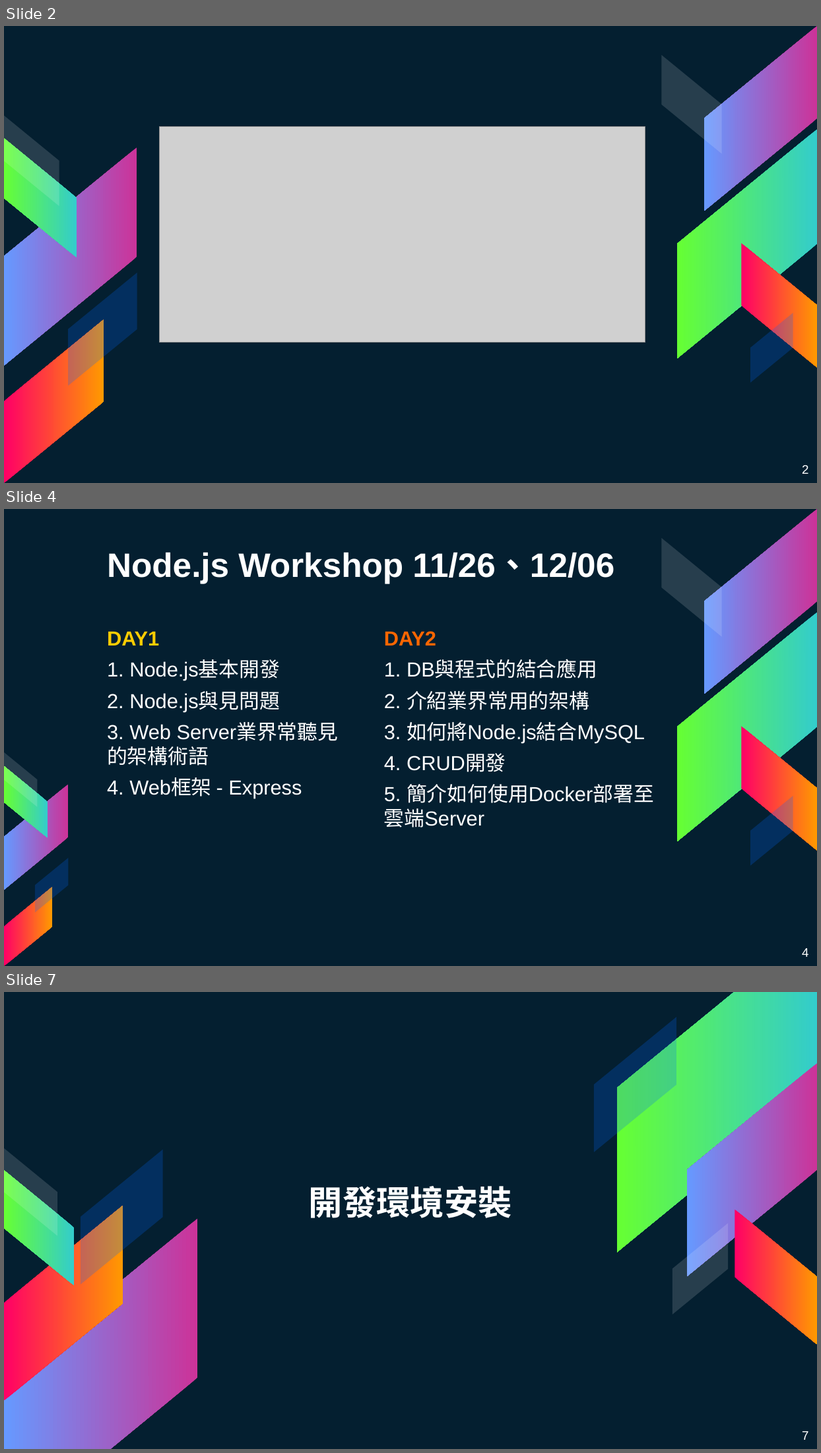
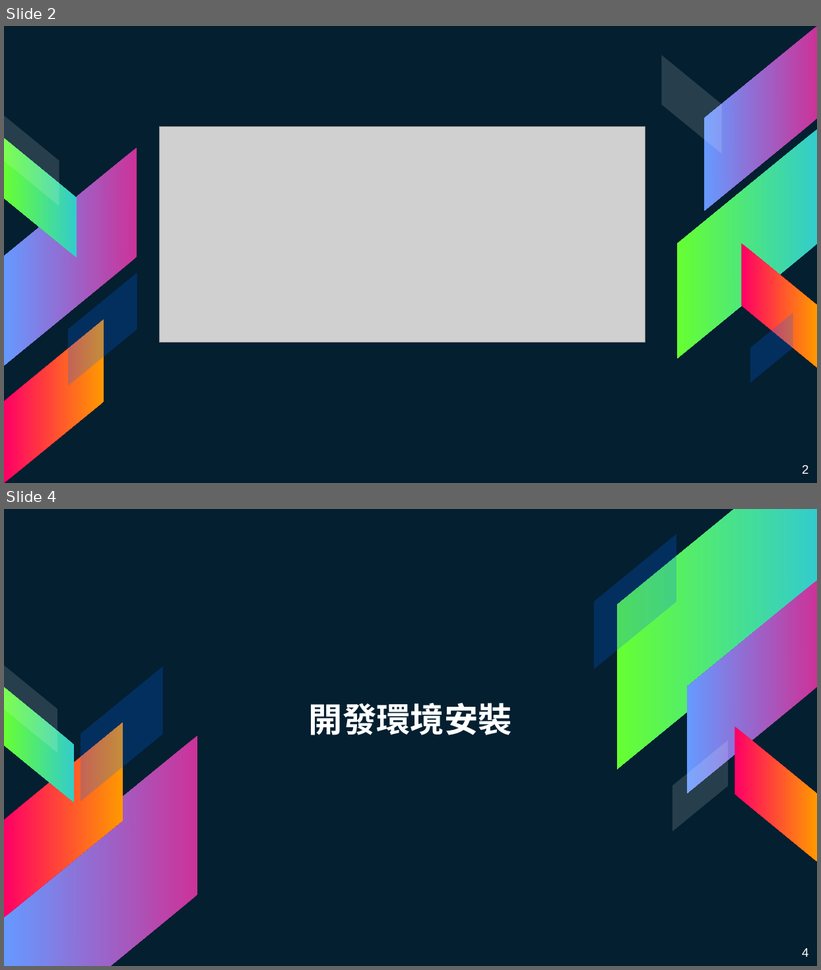
Before and after one commit to mmmaaaxxx77/NodeJS_YuanZe_Workshop, a slide deck: Documents/day2.pptx. Shown one above the other, each under a label of ours: slides 2, 4 and 7 before the commit, slides 2 and 4 after it; the slides between them are not shown. The pictures are 821x1453 and 821x970 pixels, drawn with LibreOffice and Linux fonts; fonts in the diff are those of the drawing; grey boxes stand for pictures. Boxes give left, top, right and bottom in pixels: in the first picture for what was removed or moved away, otherwise in the second. Text is boxed around its words. In the diff, an @@ line names an element or a change of style, - is before the commit and + after.

```diff
--- a/Documents/day2.pptx
+++ b/Documents/day2.pptx
@@ slide 4 removed at [4,509,817,966], background #041F30; not listed: 5 template elements that a slide beside it also shows @@
@@ title removed at [107,552,614,584] @@
-Node.js Workshop 11/26、12/06
@@ text removed at [107,631,302,799] @@
-DAY1
-1. Node.js基本開發
-2. Node.js與見問題
-3. Web Server業界常聽見的架構術語
-4. Web框架 - Express
@@ text removed at [384,631,654,803] @@
-DAY2
-1. DB與程式的結合應用
-2. 介紹業界常用的架構
-3. 如何將Node.js結合MySQL
-4. CRUD開發
-5. 簡介如何使用Docker部署至雲端Server
@@ group removed at [4,753,69,966]: 5 parallelograms @@
@@ page number removed at [802,949,809,957] @@
-4
@@ what was slide 7 is now slide 4 @@
@@ page number at [802,949,809,957]: text changed @@
-7
+4
```
Also in this commit, not shown: 11 slides changed, 12 slides added, 15 other slides removed, 31 other files.
